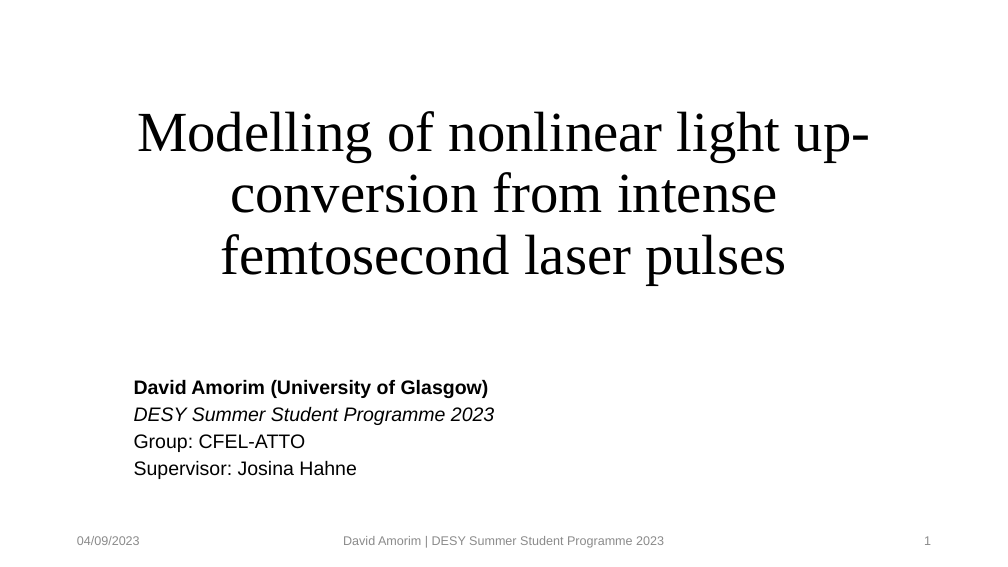
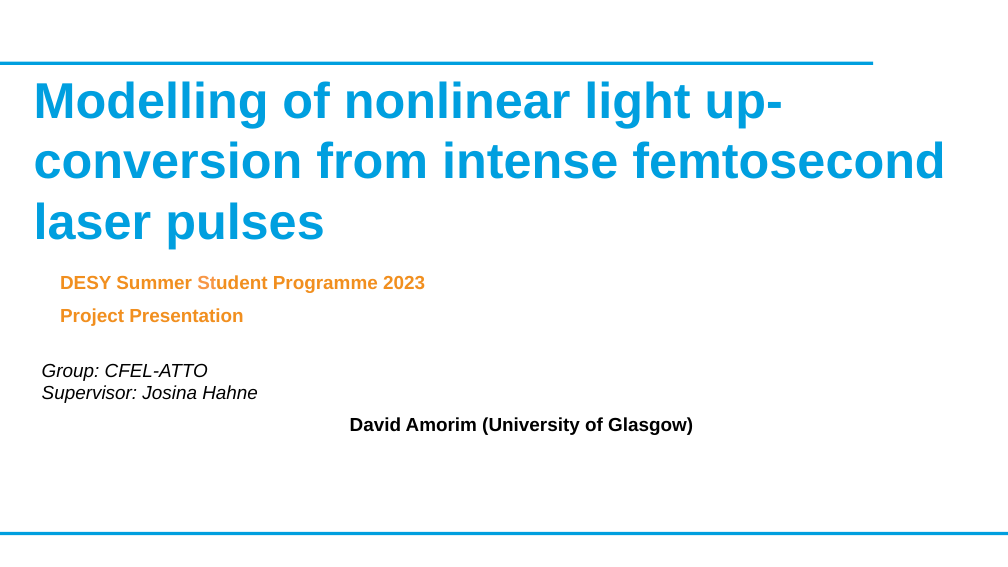
Before and after one commit to david-f-amorim/Simulating-THG-of-few-femtosecond-pulses-in-a-noble-gas-, a slide deck: slide 1 of presentations/DESY - Final Presentation.pptx. Drawn at 1008x567 pixels with LibreOffice and Linux fonts; fonts in the diff are those of the drawing; background and template pictures are left out. Boxes give left, top, right and bottom in pixels: in the first picture for what was removed or moved away, otherwise in the second. Text is boxed around its words. In the diff, an @@ line names an element or a change of style, - is before the commit and + after.

```diff
--- a/presentations/DESY - Final Presentation.pptx
+++ b/presentations/DESY - Final Presentation.pptx
@@ line added from (0, 64) to (873, 64), #009FDF 3 pt @@
@@ title "Modelling of nonlinear light up-conversion ...": place and size @@
-title "Modelling of nonlinear light up-conversion ..." at bbox=[137, 111, 871, 285]
+title "Modelling of nonlinear light up-conversion ..." at bbox=[34, 81, 945, 248]
@@ title "Modelling of nonlinear light up-conversion ..." at bbox=[34, 81, 945, 248]: size 54 to 48 pt, font Times New Roman to Arial, text colour #000000 to #009FDF, bold on; alignment centre to left; line spacing 0.9 to 1; vertical alignment bottom to top @@
@@ subtitle added at bbox=[60, 275, 425, 326], 18 pt, text #F18F1F, bold @@
+DESY Summer Student Programme 2023
+Project Presentation
@@ text added at bbox=[42, 363, 258, 403], 18 pt, text #000000, italic @@
+Group: CFEL-ATTO
+Supervisor: Josina Hahne
@@ subtitle removed at bbox=[134, 380, 494, 479] @@
-David Amorim (University of Glasgow)
-DESY Summer Student Programme 2023
-Group: CFEL-ATTO
-Supervisor: Josina Hahne
@@ text added at bbox=[350, 417, 693, 435], 18 pt, text #000000, bold @@
+David Amorim (University of Glasgow)
@@ line added from (0, 534) to (1008, 534), #009FDF 3 pt @@
@@ text removed at bbox=[77, 536, 140, 545] @@
-04/09/2023
@@ text removed at bbox=[343, 536, 664, 548] @@
-David Amorim | DESY Summer Student Programme 2023
@@ page number removed at bbox=[924, 536, 931, 545] @@
-1
```
Also in this commit, not shown: 6 slides added, 2 slides removed, 8 other files.
